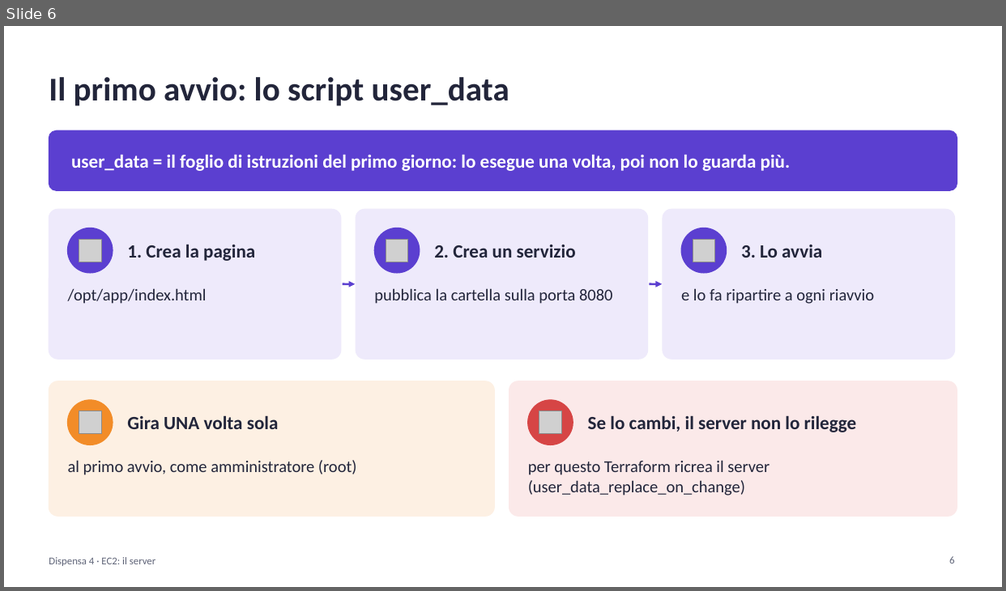
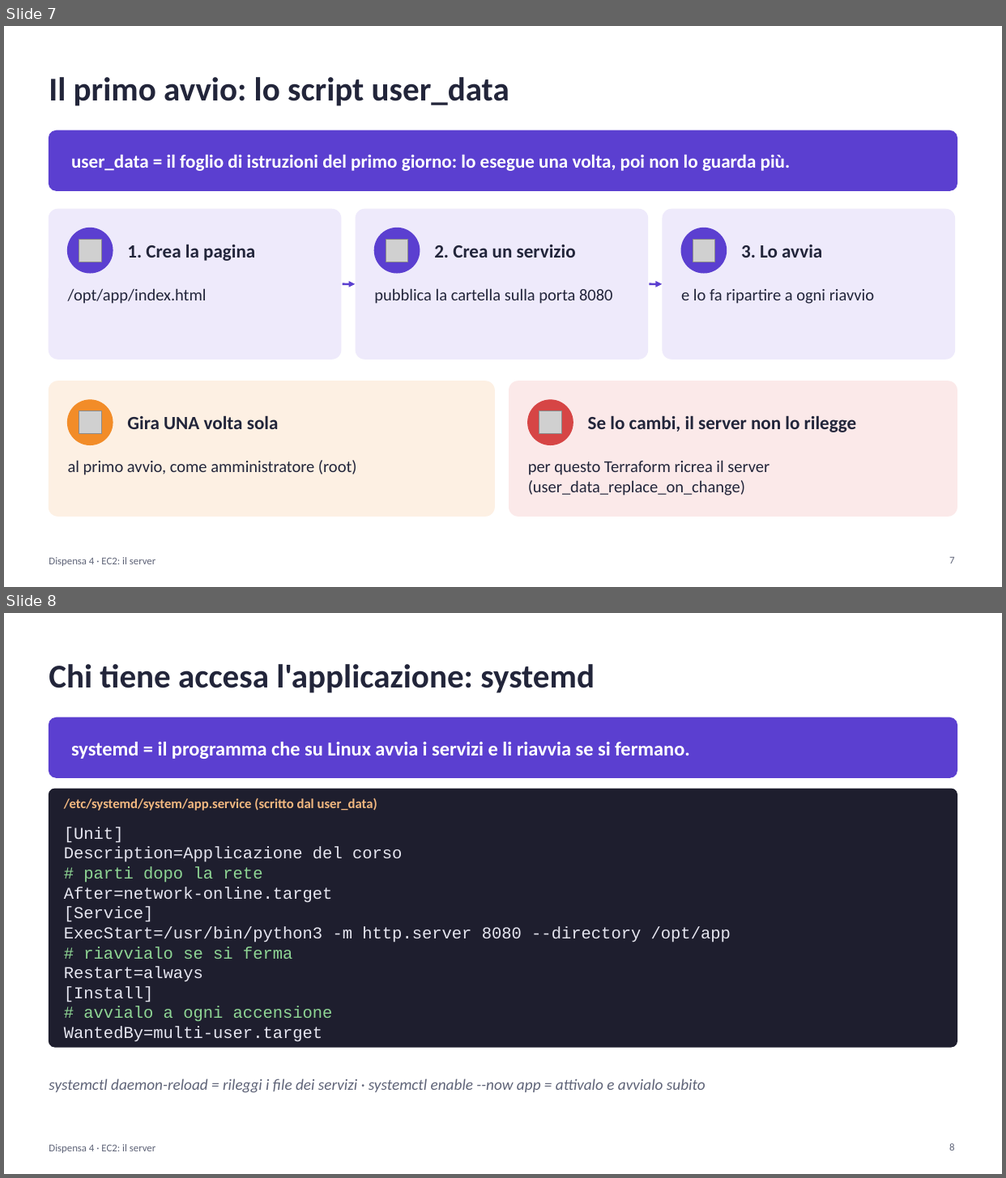
Before and after one commit to cereZ23/aws, a slide deck: slide/slide-4-ec2.pptx. Shown one above the other, each under a label of ours: slide 6 before the commit, slides 7 and 8 after it. The pictures are 1006x591 and 1006x1178 pixels, drawn with LibreOffice and Linux fonts; fonts in the diff are those of the drawing; grey boxes stand for pictures. Boxes give left, top, right and bottom in pixels: in the first picture for what was removed or moved away, otherwise in the second. Text is boxed around its words. In the diff, an @@ line names an element or a change of style, - is before the commit and + after.

```diff
--- a/slide/slide-4-ec2.pptx
+++ b/slide/slide-4-ec2.pptx
@@ slide 8 added at bbox=[4, 613, 1002, 1174], background #FFFFFF @@
@@ text added at bbox=[49, 664, 594, 693], 32 pt, text #22253A, bold @@
+Chi tiene accesa l'applicazione: systemd
@@ rounded rectangle added at bbox=[49, 717, 957, 777], fill #5B3FD0, outline #5B3FD0 1 pt @@
@@ text added at bbox=[71, 742, 690, 759], 19 pt, text #FFFFFF, bold @@
+systemd = il programma che su Linux avvia i servizi e li riavvia se si fermano.
@@ rounded rectangle added at bbox=[49, 789, 957, 1047], fill #1E1E2E, outline #1E1E2E 1 pt @@
@@ text added at bbox=[64, 798, 377, 811], 13 pt, text #F2B880, bold @@
+/etc/systemd/system/app.service (scritto dal user_data)
@@ text added at bbox=[64, 827, 731, 1042], 16 pt, text #E6E6F0 @@
+[Unit]
+Description=Applicazione del corso
+# parti dopo la rete
+After=network-online.target
+[Service]
+ExecStart=/usr/bin/python3 -m http.server 8080 --directory /opt/app
+# riavvialo se si ferma
+Restart=always
+[Install]
+# avvialo a ogni accensione
+WantedBy=multi-user.target
@@ text added at bbox=[49, 1079, 705, 1093], 15 pt, text #5F6478, italic @@
+systemctl daemon-reload = rileggi i file dei servizi · systemctl enable --now app = attivalo e avvialo subito
@@ text added at bbox=[49, 1144, 155, 1153], 10 pt, text #5F6478 @@
+Dispensa 4 · EC2: il server
@@ page number added at bbox=[949, 1144, 954, 1151], 10 pt, text #5F6478 @@
+8
@@ what was slide 6 is now slide 7 @@
@@ page number at bbox=[949, 557, 954, 564]: text changed @@
-6
+7
```
Also in this commit, not shown: 1 other slide added, 1 other file.
